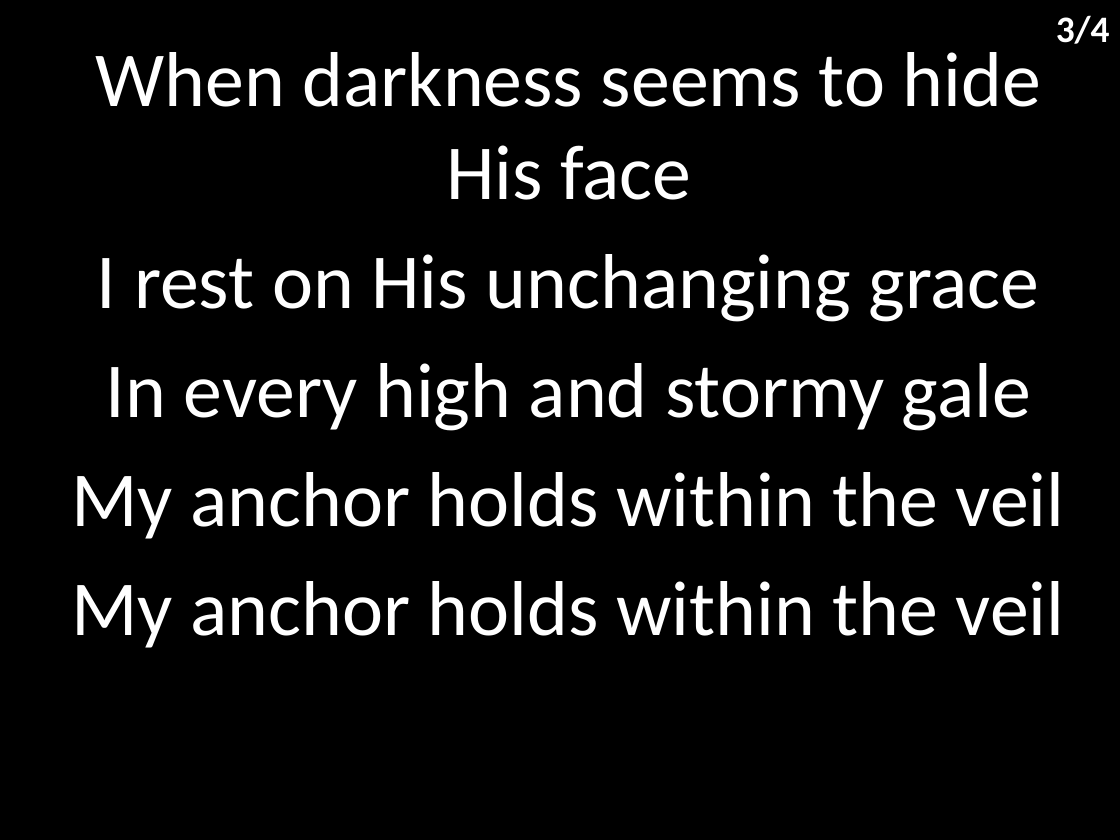
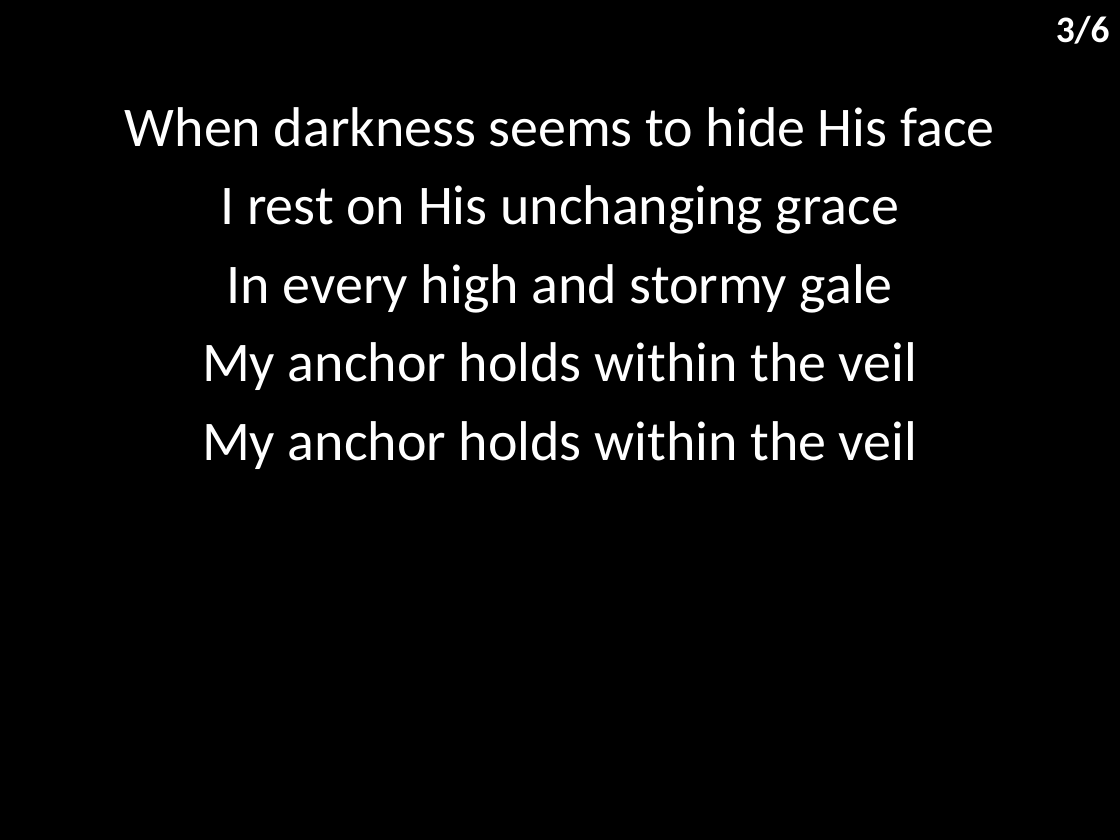
Before and after one commit to hoo-are-ya/worship, a slide deck: slide 4 of docs/songs/conerstone.pptx. Drawn at 1120x840 pixels with LibreOffice and Linux fonts; fonts in the diff are those of the drawing. Boxes give left, top, right and bottom in pixels: in the first picture for what was removed or moved away, otherwise in the second. Text is boxed around its words. In the diff, an @@ line names an element or a change of style, - is before the commit and + after.

```diff
--- a/docs/songs/conerstone.pptx
+++ b/docs/songs/conerstone.pptx
@@ text at bbox=[1056, 15, 1110, 44]: text changed @@
-3/4
+3/6
@@ subtitle "When darkness seems to hide ...": place and size @@
-subtitle "When darkness seems to hide ..." at bbox=[71, 52, 1065, 648]
+subtitle "When darkness seems to hide ..." at bbox=[125, 107, 994, 469]
@@ subtitle "When darkness seems to hide ..." at bbox=[125, 107, 994, 469]: size 50 to 36 pt; less space between paragraphs @@
```
Also in this commit, not shown: 3 other slides changed, 2 slides added, 4 other files.
